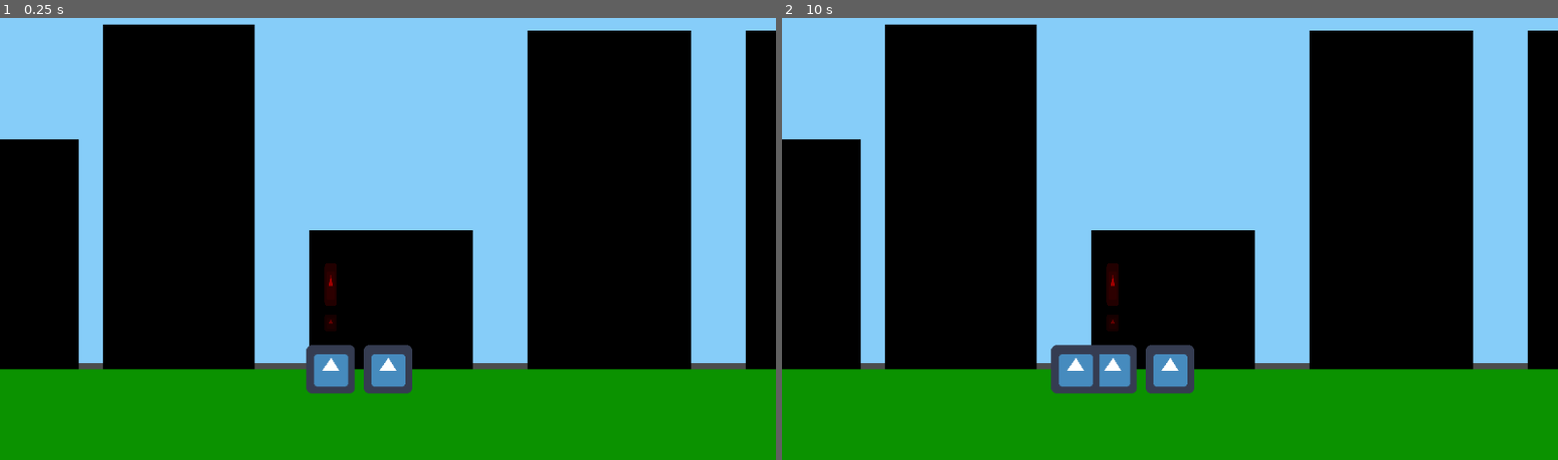
Above: before the commit, frames 1-2 (left to right).
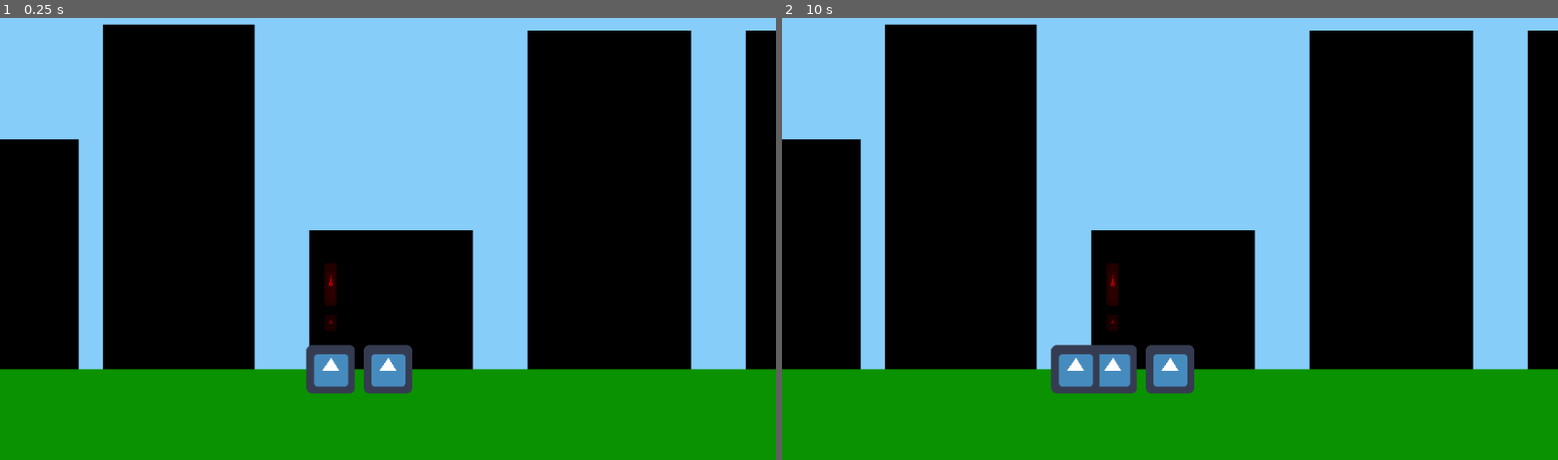
Above: after the commit, the same moments.

Repository: NoohAlavi/spooktober-jam-2020
Game: Godot game, scene res://World/World.tscn
The game is run twice, just before and just after one commit, with the same random seed, the same clock (stepped at 60 frames per second) and the same inputs. The project has no main scene, so this scene is started directly. The engine's default icon, where the game draws it, is replaced by a stand-in: a white triangle on a blue panel in a dark square.
Inputs:
- Up to frame 1 (0.25 s): no input
- Up to frame 2 (10 s): tap Enter at 0.5, 2, 3.5 s; hold Right (ui_right) 0.53-1.28 s; tap Space at 1.25, 2.75, 4.25 s; hold Down (ui_down) 1.28-2.03 s; hold Right (ui_right) 2.03-2.78 s; hold Up (ui_up) 2.78-3.53 s; hold Left (ui_left) 3.53-5.03 s; hold Down (ui_down) 5.03-5.78 s; hold Right (ui_right) 5.78-6.53 s; hold Up (ui_up) 6.53-7.28 s; hold Right (ui_right) 7.28-8.03 s; hold Down (ui_down) 8.03-8.78 s; hold Left (ui_left) 8.78-9.53 s; hold Up (ui_up) from 9.53 s (still down)

The runs differ from the first frame. In frame 1, 0.4% of the frame differs, in the area x 10-97%, y 78-80%; in frame 2, 0.3%.

Commit message:
fixed stuff

Diff:
--- a/SpooktoberJam/Code/PlayerPhysics.gd
+++ b/SpooktoberJam/Code/PlayerPhysics.gd
@@ -13,7 +13,7 @@
 	position.y = overground_y;
 
 
-func _physics_process(delta):
+func _physics_process(_delta):
 	if (touching_vent && (position.y == overground_y || position.y == underground_y )):
 		if (Input.get_action_strength("ui_up")):
 			vertical_mode = -1
@@ -35,7 +35,7 @@
 				vertical_mode = 0; # Resetting vertical mode
 
 	velocity.y = vertical_speed * vertical_mode;
-	move_and_slide(velocity);
+	velocity = move_and_slide(velocity);
 
 func set_touching_vent(boolean):
 	touching_vent = boolean;
--- a/SpooktoberJam/World/World.tscn
+++ b/SpooktoberJam/World/World.tscn
@@ -5,7 +5,6 @@
 
 [node name="World" type="Node2D"]
 script = ExtResource( 2 )
-citizens_array = [ null ]
 citizen_scene = ExtResource( 1 )
 
 [node name="Buildings" type="Node" parent="."]
@@ -101,9 +100,9 @@
 
 [node name="Sky" type="ColorRect" parent="."]
 margin_left = -1152.0
-margin_top = -200.0
+margin_top = -184.0
 margin_right = 1920.0
-margin_bottom = 472.0
+margin_bottom = 488.0
 color = Color( 0.529412, 0.807843, 0.980392, 1 )
 __meta__ = {
 "_edit_use_anchors_": false
@@ -123,8 +122,6 @@
 
 [node name="Citizen" parent="Citizens" instance=ExtResource( 1 )]
 position = Vector2( 512, 480 )
-is_witness = null
-velocity = null
 
 [node name="CitizenSpawnTimer" type="Timer" parent="."]
 wait_time = 5.0
Not shown, added: SpooktoberJam/.mono/metadata/ide_messaging_meta.txt
